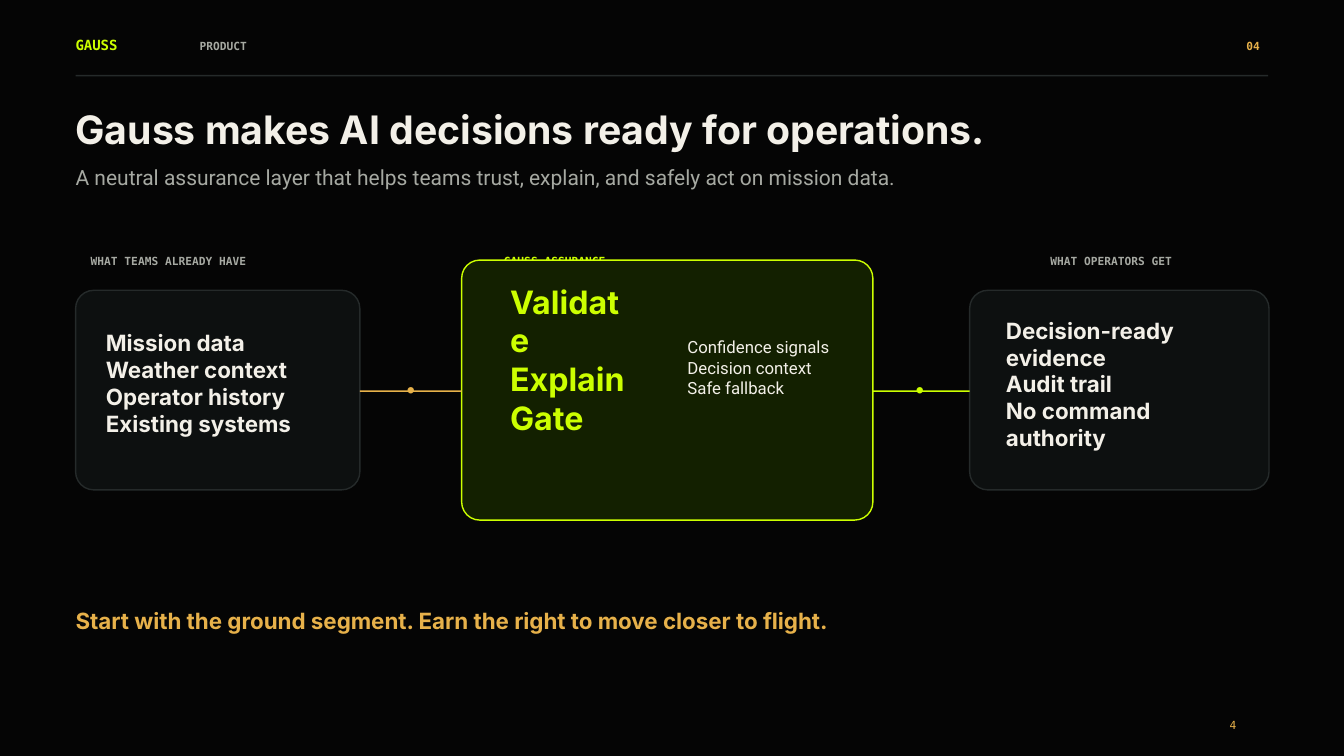
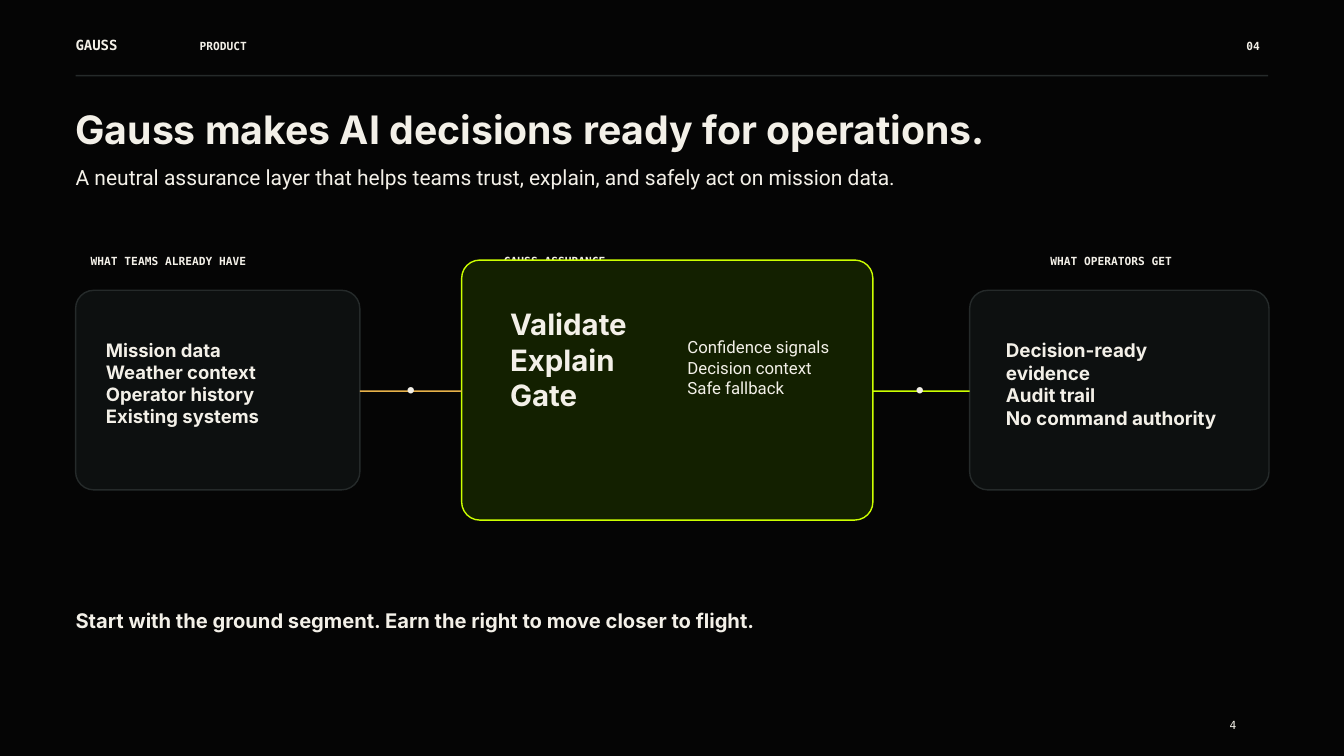
Before and after one commit to Pallas117/Gauss-Aurora.0-, a slide deck: slide 4 of reports/presentation/Gauss_Aurora_Investor_Deck_pptxgenjs.pptx. Drawn at 1344x756 pixels with LibreOffice and Linux fonts; fonts in the diff are those of the drawing. Boxes give left, top, right and bottom in pixels: in the first picture for what was removed or moved away, otherwise in the second. Text is boxed around its words. In the diff, an @@ line names an element or a change of style, - is before the commit and + after.

```diff
--- a/reports/presentation/Gauss_Aurora_Investor_Deck_pptxgenjs.pptx
+++ b/reports/presentation/Gauss_Aurora_Investor_Deck_pptxgenjs.pptx
@@ text colour #A6A9A2 to #F3F0E8 in 4 elements at (200, 41, 247, 50), (76, 169, 895, 190), (91, 256, 246, 265), (1050, 256, 1172, 265) @@
@@ text "Validate" at (510, 312, 627, 407): size 23 to 21 pt, text colour #CCFF00 to #F3F0E8 @@
@@ text "Mission data" at (106, 343, 259, 427): size 16 to 13.2 pt @@
@@ text "Decision-ready" at (1006, 342, 1216, 429): size 16 to 13.5 pt @@
@@ text colour #E7B14A to #F3F0E8 in 3 elements at (1246, 42, 1259, 50), (1230, 721, 1237, 729), (398, 379, 423, 401) @@
@@ text colour #CCFF00 to #F3F0E8 in 3 elements at (76, 39, 118, 50), (504, 256, 606, 261), (907, 379, 933, 401) @@
@@ text "Start with the ground segment. ..." at (76, 612, 754, 633): size 16 to 14.4 pt, text colour #E7B14A to #F3F0E8 @@
```
Also in this commit, not shown: 8 other slides changed, 2 slides added, 5 slides removed.
